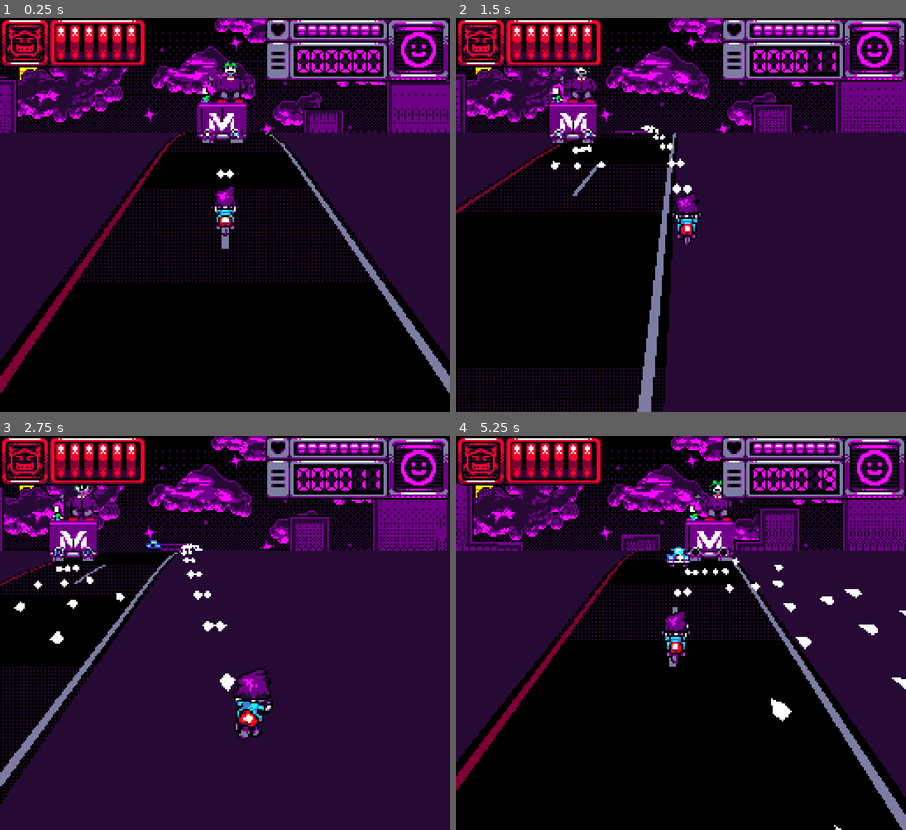
Above: before the commit, frames 1-4 (two rows, left to right).
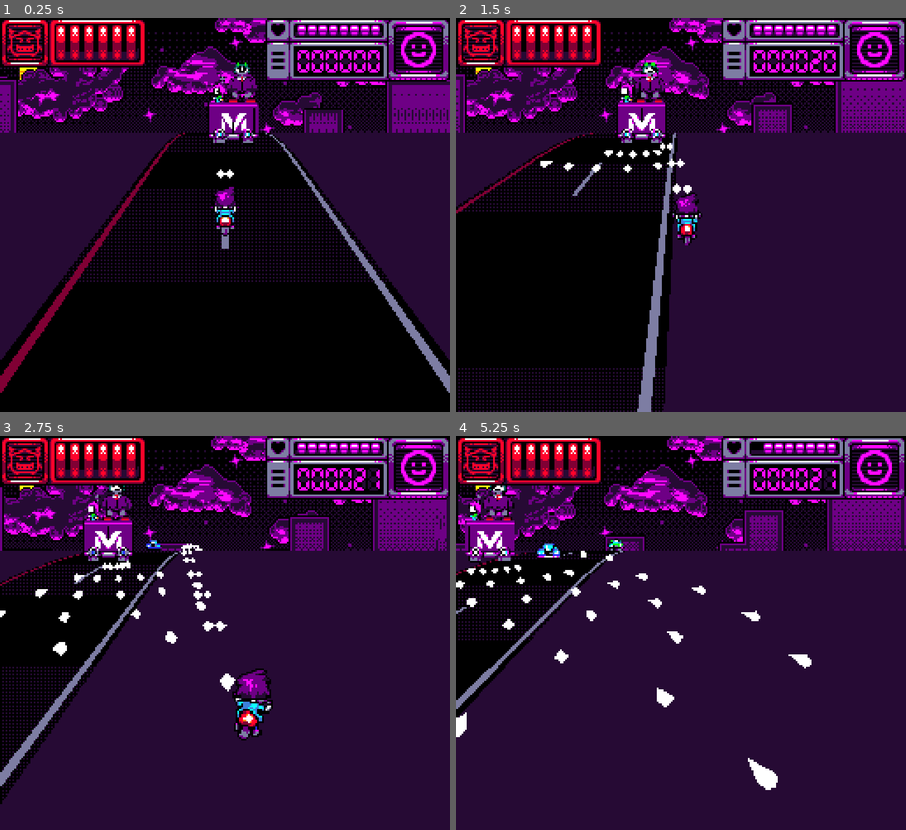
Above: after the commit, the same moments.

Repository: many-hats-team/lospecjam2
Game: Godot game, scene res://main.tscn
Same seed, same stepped clock (60 frames per second), same inputs: the game is played once before the commit and once after it.
Inputs:
- Up to frame 1 (0.25 s): no input
- Up to frame 2 (1.5 s): hold D (player_right) 0.53-1.28 s; hold S (player_down) from 1.28 s (still down)
- Up to frame 3 (2.75 s): release S (player_down) at 2.03 s; hold D (player_right) from 2.03 s (still down)
- Up to frame 4 (5.25 s): release D (player_right) at 2.78 s; hold W (player_up) 2.78-3.53 s; hold A (player_left) 3.53-5.03 s; hold S (player_down) from 5.03 s (still down)

The runs differ from the first frame. In frame 1, 1.6% of the frame differs, in the area x 43-58%, y 11-33%; in frame 2, 3.3%; in frame 3, 3.3%; in frame 4, 62%, in the area x 0-100%, y 0-100%.

Commit message:
Refactor weapons as resources

Diff:
--- a/project/scenes/enemy.tscn
+++ b/project/scenes/enemy.tscn
@@ -1,13 +1,24 @@
-[gd_scene load_steps=8 format=3 uid="uid://bu3dgfpefsqbi"]
+[gd_scene load_steps=10 format=3 uid="uid://bu3dgfpefsqbi"]
 
 [ext_resource type="Script" path="res://scripts/enemy.gd" id="1_77ic1"]
-[ext_resource type="PackedScene" uid="uid://cpkh5vm3hiyxb" path="res://scenes/components/bullet_spawner.tscn" id="2_pr2of"]
+[ext_resource type="PackedScene" uid="uid://cuef00urlja7j" path="res://scenes/weapon.tscn" id="2_fa5y7"]
 [ext_resource type="PackedScene" uid="uid://gcso6pn2lfot" path="res://scenes/sprite.tscn" id="3_agvp1"]
+[ext_resource type="Script" path="res://scripts/resources/weapon_resource.gd" id="3_ivteq"]
 [ext_resource type="Shader" path="res://shaders/sprite_shader.gdshader" id="4_dc720"]
 [ext_resource type="Texture2D" uid="uid://efsv2sqdsmlm" path="res://assets/cars.png" id="5_memss"]
 
 [sub_resource type="BoxShape3D" id="BoxShape3D_6jsf0"]
 size = Vector3(1, 0.5, 0.5)
+
+[sub_resource type="Resource" id="Resource_2sepf"]
+script = ExtResource("3_ivteq")
+mesh_kind = 0
+aim = 1
+speed = 5.0
+spread = 0.0
+offset = 0.0
+count = 1
+reload_time = 1.0
 
 [sub_resource type="ShaderMaterial" id="ShaderMaterial_q1rys"]
 resource_local_to_scene = true
@@ -36,10 +47,10 @@
 [node name="CollisionShape3D" type="CollisionShape3D" parent="."]
 shape = SubResource("BoxShape3D_6jsf0")
 
-[node name="BulletSpawner" parent="." instance=ExtResource("2_pr2of")]
-wait_time = 1.0
-bullet_type = 1
-speed = 5.0
+[node name="Weapon" parent="." instance=ExtResource("2_fa5y7")]
+weapon = SubResource("Resource_2sepf")
+is_enemy = true
+auto_fire = true
 
 [node name="Sprite" parent="." instance=ExtResource("3_agvp1")]
 unique_name_in_owner = true
--- a/project/scenes/player.tscn
+++ b/project/scenes/player.tscn
@@ -1,18 +1,29 @@
-[gd_scene load_steps=12 format=3 uid="uid://c8at0t7xwevmr"]
+[gd_scene load_steps=14 format=3 uid="uid://c8at0t7xwevmr"]
 
 [ext_resource type="Script" path="res://scripts/player.gd" id="1_wm7v8"]
-[ext_resource type="PackedScene" uid="uid://cpkh5vm3hiyxb" path="res://scenes/components/bullet_spawner.tscn" id="2_guhum"]
 [ext_resource type="PackedScene" uid="uid://gcso6pn2lfot" path="res://scenes/sprite.tscn" id="3_oy13s"]
 [ext_resource type="Image" uid="uid://brgg82fbvqdmf" path="res://assets/player-left.png" id="3_s7c2x"]
 [ext_resource type="Shader" path="res://shaders/sprite_shader.gdshader" id="4_0lkfj"]
 [ext_resource type="Image" uid="uid://cfir12ul7bneh" path="res://assets/player-right.png" id="4_h6qmj"]
+[ext_resource type="PackedScene" uid="uid://cuef00urlja7j" path="res://scenes/weapon.tscn" id="5_2854q"]
+[ext_resource type="Script" path="res://scripts/resources/weapon_resource.gd" id="6_6skat"]
 [ext_resource type="Image" uid="uid://dqn6d43fbbih6" path="res://assets/player-center.png" id="6_6sp4o"]
 
 [sub_resource type="CapsuleShape3D" id="CapsuleShape3D_stm2o"]
 radius = 0.108389
 height = 0.275174
 
-[sub_resource type="Image" id="Image_vll5o"]
+[sub_resource type="Resource" id="Resource_s034d"]
+script = ExtResource("6_6skat")
+mesh_kind = 1
+aim = 0
+speed = 20.0
+spread = 0.0
+offset = 0.1
+count = 2
+reload_time = 0.1
+
+[sub_resource type="Image" id="Image_bqd6a"]
 data = {
 "data": PackedByteArray(0, 0, 0, 0, 0, 0, 0, 0, 0, 0, 0, 0, 0, 0, 0, 0, 0, 0, 0, 0, 0, 0, 0, 0, 0, 0, 0, 0, 0, 0, 0, 0, …(34149 unchanged characters)…
 "format": "RGBA8",
@@ -55,15 +66,11 @@
 transform = Transform3D(1, 0, 0, 0, -4.37114e-08, 1, 0, -1, -4.37114e-08, 0, 0, 0)
 shape = SubResource("CapsuleShape3D_stm2o")
 
-[node name="Node3D" type="Node3D" parent="."]
+[node name="Weapon" parent="." instance=ExtResource("5_2854q")]
+unique_name_in_owner = true
 transform = Transform3D(1, 0, 0, 0, 1, 0, 0, 0, 1, 0, 0, -0.15)
-
-[node name="BulletSpawner" parent="Node3D" instance=ExtResource("2_guhum")]
-unique_name_in_owner = true
-wait_time = 0.1
-speed = 20.0
-offset = 0.1
-count = 2
+weapon = SubResource("Resource_s034d")
+auto_fire = true
 
 [node name="Sprite" parent="." instance=ExtResource("3_oy13s")]
 unique_name_in_owner = true
--- a/project/scenes/protoboss.tscn
+++ b/project/scenes/protoboss.tscn
@@ -1,13 +1,24 @@
-[gd_scene load_steps=8 format=3 uid="uid://d1m14kpdnhtta"]
+[gd_scene load_steps=10 format=3 uid="uid://d1m14kpdnhtta"]
 
 [ext_resource type="Script" path="res://scripts/protoboss.gd" id="1_1sbx5"]
-[ext_resource type="PackedScene" uid="uid://cpkh5vm3hiyxb" path="res://scenes/components/bullet_spawner.tscn" id="2_us7nl"]
 [ext_resource type="PackedScene" uid="uid://gcso6pn2lfot" path="res://scenes/sprite.tscn" id="3_c86hl"]
+[ext_resource type="PackedScene" uid="uid://cuef00urlja7j" path="res://scenes/weapon.tscn" id="3_dluwa"]
+[ext_resource type="Script" path="res://scripts/resources/weapon_resource.gd" id="3_uiy0d"]
 [ext_resource type="Shader" path="res://shaders/sprite_shader.gdshader" id="4_v72ui"]
 [ext_resource type="Texture2D" uid="uid://cr8o8otby828f" path="res://assets/boss-Sheet.png" id="5_1f4wd"]
 
 [sub_resource type="BoxShape3D" id="BoxShape3D_x364u"]
 size = Vector3(1.46484, 1, 0.351318)
+
+[sub_resource type="Resource" id="Resource_toi5k"]
+script = ExtResource("3_uiy0d")
+mesh_kind = 1
+aim = 1
+speed = 3.0
+spread = 0.3
+offset = 0.0
+count = 5
+reload_time = 0.5
 
 [sub_resource type="ShaderMaterial" id="ShaderMaterial_rr2qj"]
 resource_local_to_scene = true
@@ -36,12 +47,10 @@
 transform = Transform3D(1, 0, 0, 0, 1, 0, 0, 0, 1, 0, 0, -0.187716)
 shape = SubResource("BoxShape3D_x364u")
 
-[node name="BulletSpawner" parent="." instance=ExtResource("2_us7nl")]
-wait_time = 0.6
-bullet_type = 1
-speed = 3.0
-spread = 0.2
-count = 3
+[node name="Weapon" parent="." instance=ExtResource("3_dluwa")]
+weapon = SubResource("Resource_toi5k")
+is_enemy = true
+auto_fire = true
 
 [node name="Sprite" parent="." instance=ExtResource("3_c86hl")]
 unique_name_in_owner = true
--- /dev/null
+++ b/project/scenes/weapon.tscn
@@ -0,0 +1,14 @@
+[gd_scene load_steps=2 format=3 uid="uid://cuef00urlja7j"]
+
+[ext_resource type="Script" path="res://scripts/weapon.gd" id="1_ak5k8"]
+
+[node name="Weapon" type="Marker3D"]
+script = ExtResource("1_ak5k8")
+is_enemy = null
+auto_fire = null
+
+[node name="Timer" type="Timer" parent="."]
+unique_name_in_owner = true
+process_callback = 0
+
+[connection signal="timeout" from="Timer" to="." method="_on_timer_timeout"]
--- a/project/scripts/bullet.gd
+++ b/project/scripts/bullet.gd
@@ -14,8 +14,8 @@
 
 @onready var raycast := %Raycast3D as RayCast3D
 
-func setup(pos: Vector3, vel: Vector3, is_enemy_bullet: bool, mesh_: Mesh) -> void:
-	position = pos
+func setup(gpos: Vector3, vel: Vector3, is_enemy_bullet: bool, mesh_: Mesh) -> void:
+	global_position = gpos
 	velocity = vel
 
 	if is_enemy_bullet:
--- a/project/scripts/components/bullet_spawner.gd
+++ b/project/scripts/components/bullet_spawner.gd
@@ -5,6 +5,7 @@
 enum BulletType {
 	PLAYER_FORWARD,
 	ENEMY_TARGET_PLAYER,
+	ENEMY_FORWARD,
 }
 
 @export var bullet_type: BulletType = BulletType.PLAYER_FORWARD
@@ -29,10 +30,15 @@
 	match bullet_type:
 		BulletType.PLAYER_FORWARD:
 			direction = Vector3.FORWARD
+		BulletType.ENEMY_FORWARD:
+			is_enemy_bullet = true
+			direction = Vector3.BACK
 		BulletType.ENEMY_TARGET_PLAYER:
 			is_enemy_bullet = true
 			if player:
 				direction = (player.position - source_node.position).normalized()
+		_:
+			assert(false)
 
 	if direction == Vector3.ZERO:
 		return
@@ -43,12 +49,14 @@
 	if count == 1:
 		_spawn_bullet(position, velocity, is_enemy_bullet)
 	else:
+		var a := 0.5 * PI * spread
+		var r := 2.0 / (count - 1)
 		for i in range(count):
 			_spawn_bullet(
 				position + Vector3((2.0 * offset / (count - 1) * i - offset), 0, 0),
 				velocity.rotated(
 					Vector3.UP,
-					(2.0 * spread / (count - 1) * i - spread)
+					a * (r * i - 1.0)
 				),
 				is_enemy_bullet
 			)
--- a/project/scripts/player.gd
+++ b/project/scripts/player.gd
@@ -2,6 +2,7 @@
 extends CharacterBody3D
 
 const BulletScene := preload("res://scenes/bullet.tscn")
+const Weapon := preload("res://scripts/weapon.gd")
 
 const MOVE_INPUT_SCALE := Vector2(3.0, 3.0)
 const MOVE_LERP_BASE := 0.3
@@ -25,13 +26,14 @@
 @onready var texture_right := ImageTexture.create_from_image(image_right)
 
 @onready var sprite := %Sprite as MySprite
-@onready var bullet_timer := %BulletSpawner as Timer
+@onready var weapon := %Weapon as Weapon
 
 var is_input_enabled := true
 var is_in_hit_animation := false
 
 func _ready() -> void:
 	assert(sprite)
+	assert(weapon)
 	HitBox.new(self, _on_hit)
 	mgmt.set_player(self)
 	sprite.texture = texture_center
@@ -66,7 +68,7 @@
 
 	is_in_hit_animation = true
 	is_input_enabled = false
-	bullet_timer.stop()
+	weapon.stop()
 
 	# Short pause and flash
 	sprite.set_flash(true)
@@ -86,7 +88,7 @@
 	await tween.finished
 
 	# Regain control
-	bullet_timer.start()
+	weapon.start()
 	is_input_enabled = true
 
 	# I-frames
--- a/project/scripts/protoboss.gd
+++ b/project/scripts/protoboss.gd
@@ -11,12 +11,16 @@
 @onready var trait_mortal := Mortal.new(self, 1000, sprite, _on_death)
 
 
+var _t_ms := 0
+
+
 func _ready() -> void:
 	trait_mortal.health_changed.connect(_on_health_changed)
 
 
-func _physics_process(_delta: float) -> void:
-	position.x = move_range * sin(Time.get_ticks_msec() * speed)
+func _physics_process(delta: float) -> void:
+	_t_ms += int(delta * 1000.0)
+	position.x = move_range * sin(_t_ms * speed)
 
 
 func _on_health_changed(hp: int, maxhp: int) -> void:
--- /dev/null
+++ b/project/scripts/resources/weapon_resource.gd
@@ -0,0 +1,15 @@
+class_name WeaponRes
+extends Resource
+
+enum Aiming {
+	NONE,
+	TARGET,
+}
+
+@export var mesh_kind: MeshGen.Kind = MeshGen.Kind.POINTY
+@export var aim: Aiming = Aiming.NONE
+@export var speed := 3.0
+@export var spread := 0.0
+@export var offset := 0.0
+@export var count := 1
+@export var reload_time := 0.5
--- /dev/null
+++ b/project/scripts/weapon.gd
@@ -0,0 +1,105 @@
+extends Node3D
+
+const BulletScene := preload("res://scenes/bullet.tscn")
+
+
+@export var weapon: WeaponRes:
+	set(res):
+		weapon = res
+		if res and timer:
+			timer.wait_time = res.reload_time
+
+@export var is_enemy := false
+
+@export var auto_fire := false:
+	set(value):
+		auto_fire = value
+		if timer:
+			timer.one_shot = not value
+			if value:
+				start()
+			else:
+				stop()
+
+
+@onready var timer := %Timer as Timer
+
+
+func _ready() -> void:
+	assert(timer)
+	weapon = weapon
+	auto_fire = auto_fire
+	if not weapon:
+		push_error("No weapon resource assigned: %s" % [self])
+
+
+func _on_timer_timeout() -> void:
+	shoot()
+
+
+func start() -> void:
+	timer.start()
+
+
+func stop() -> void:
+	timer.stop()
+
+
+func shoot() -> void:
+	if not weapon:
+		assert(false)
+		return
+
+	var mesh := mgmt.get_gen_mesh(weapon.mesh_kind)
+	var gpos := global_position
+
+	var direction: Vector3
+	match [weapon.aim, is_enemy]:
+		[WeaponRes.Aiming.NONE, false]:
+			direction = Vector3.FORWARD
+		[WeaponRes.Aiming.NONE, true]:
+			direction = Vector3.BACK
+		[WeaponRes.Aiming.TARGET, false]:
+			assert(false, "todo")
+			return
+		[WeaponRes.Aiming.TARGET, true]:
+			var player := mgmt.get_player()
+			if player:
+				direction = (player.global_position - gpos).normalized()
+		_:
+			assert(false)
+			return
+
+	var velocity := direction * weapon.speed
+	var count := weapon.count
+
+	if count <= 1:
+		_spawn_bullet(gpos, velocity, is_enemy, mesh)
+	else:
+		var offset := weapon.offset
+		var a := 0.5 * PI * weapon.spread
+		var r := 2.0 / (count - 1)
+		for i in range(count):
+			_spawn_bullet(
+				gpos + Vector3((2.0 * offset / (count - 1) * i - offset), 0, 0),
+				velocity.rotated(
+					Vector3.UP,
+					a * (r * i - 1.0)
+				),
+				is_enemy,
+				mesh
+			)
+
+
+func _spawn_bullet(
+	gpos: Vector3,
+	velocity: Vector3,
+	is_enemy_bullet: bool,
+	mesh: Mesh
+) -> void:
+	var world := mgmt.get_world()
+	if world:
+		var bullet := BulletScene.instantiate()
+		world.add_child(bullet)
+		velocity.y = 0
+		bullet.setup(gpos, velocity, is_enemy_bullet, mesh)
Not shown: 1 places in project/scenes/player.tscn that only renumber resources
